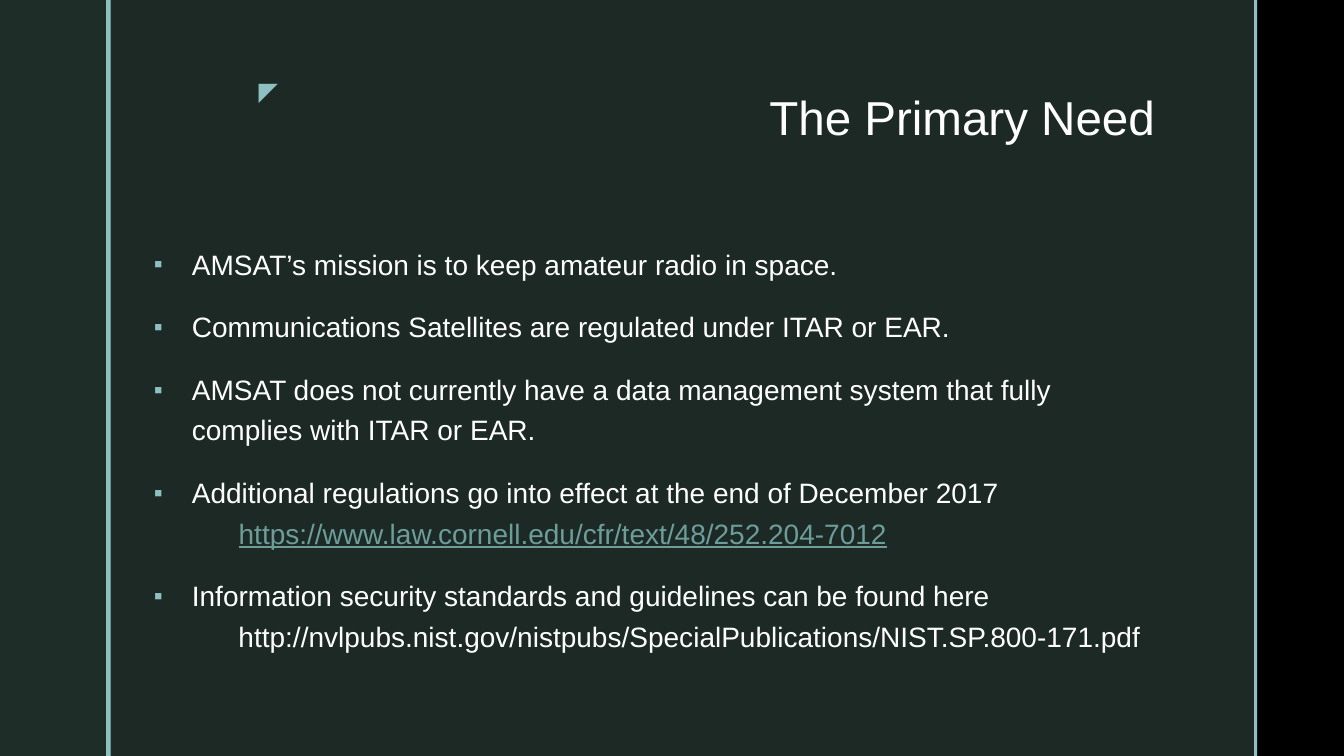
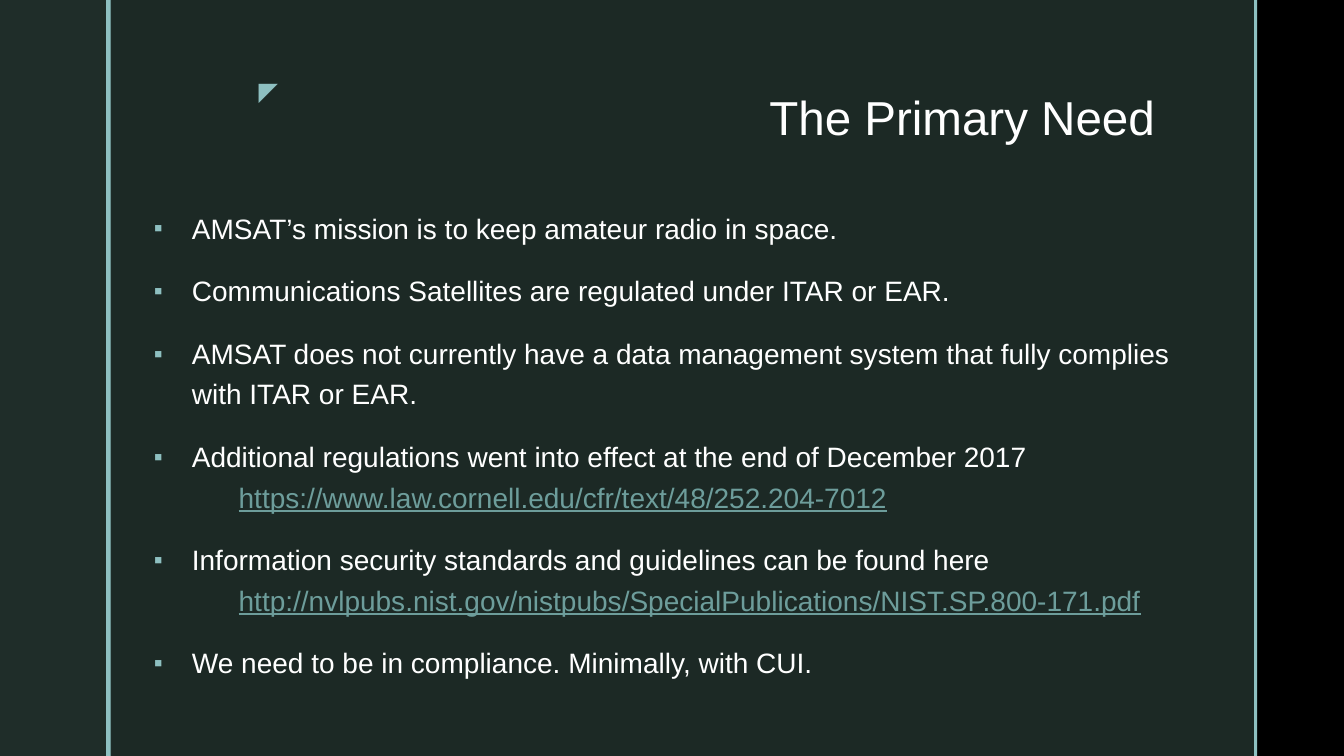
Before and after one commit to OpenResearchInstitute/documents, a slide deck: slide 2 of Papers_Articles_Presentations/Slide_Presentations/20171208_GitHubEnterpriseProposal.pptx. Drawn at 1344x756 pixels with LibreOffice and Linux fonts; fonts in the diff are those of the drawing; background and template pictures are left out. Boxes give left, top, right and bottom in pixels: in the first picture for what was removed or moved away, otherwise in the second. Text is boxed around its words. In the diff, an @@ line names an element or a change of style, - is before the commit and + after.

```diff
--- a/Papers_Articles_Presentations/Slide_Presentations/20171208_GitHubEnterpriseProposal.pptx
+++ b/Papers_Articles_Presentations/Slide_Presentations/20171208_GitHubEnterpriseProposal.pptx
@@ text "AMSAT’s mission is to keep ...": place and size @@
-text "AMSAT’s mission is to keep ..." at (192,254,1139,652)
+text "AMSAT’s mission is to keep ..." at (192,218,1169,678)
@@ text at (192,446,1026,513): text changed @@
-▪ Additional regulations go into effect at the end of December 2017
-  https://www.law.cornell.edu/cfr/text/48/252.204-7012
+▪ Additional regulations went into effect at the end of December 2017
+  https://www.law.cornell.edu/cfr/text/48/252.204-7012
@@ text at (192,549,1140,616): text colour #FFFFFF to #6D9D9B, underline on in "http://nvlpubs.nist.gov/nistpubs/SpecialPublications/NIST.SP ..." @@
@@ text at (192,652,812,678): paragraph added @@
+▪ We need to be in compliance. Minimally, with CUI.
```
Also in this commit, not shown: 3 other slides changed, 1 other file.
